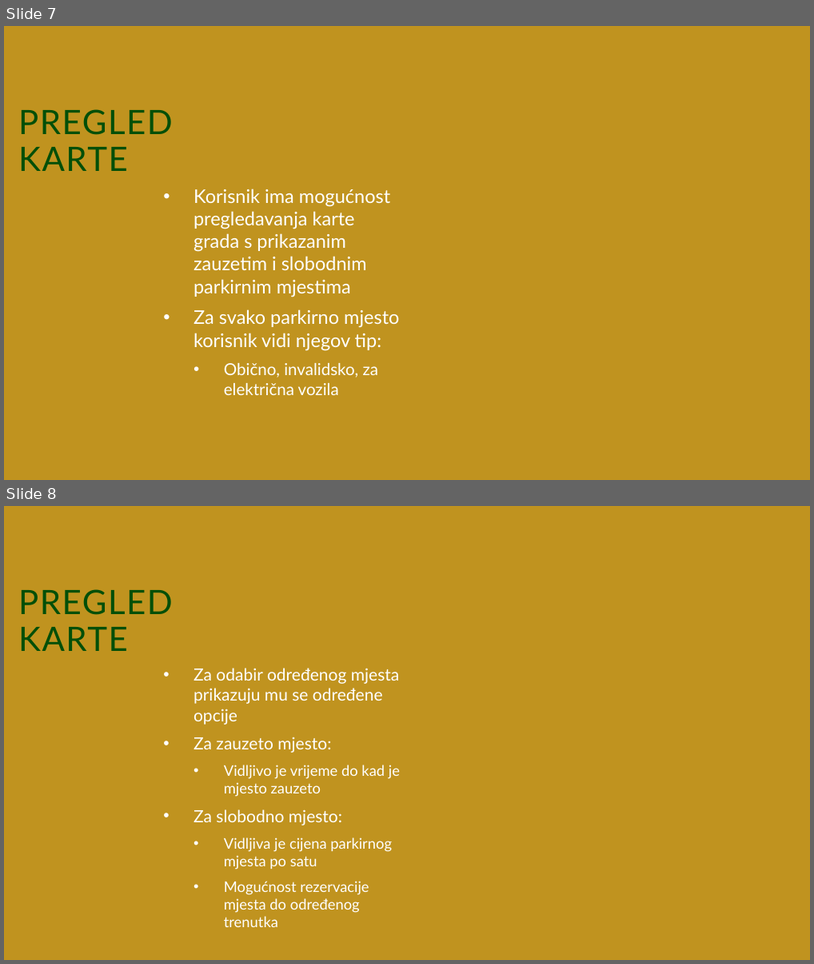
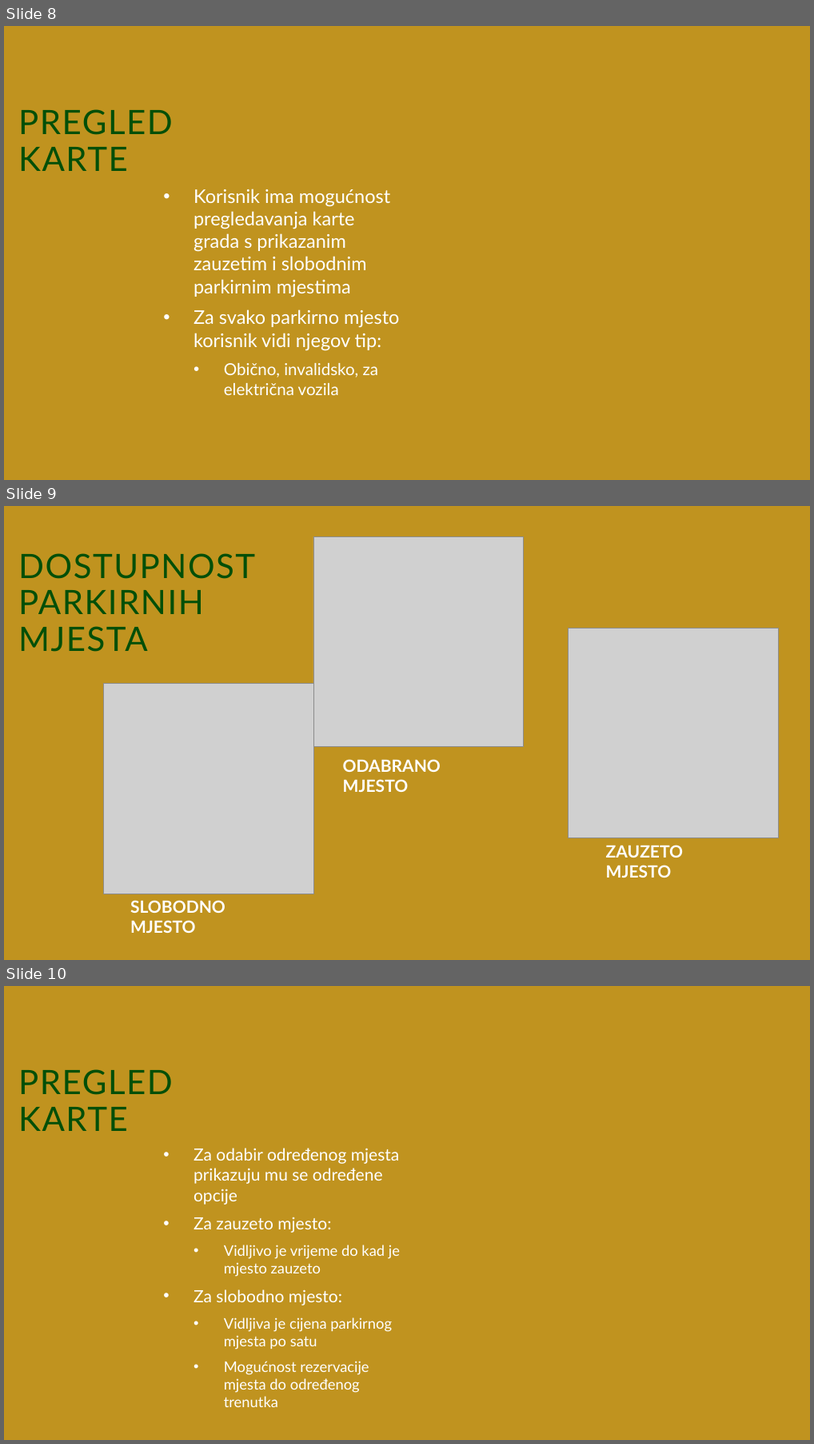
Before and after one commit to Njamic-27/kaktusi, a slide deck: PARKTUS.pptx. Shown one above the other, each under a label of ours: slides 7 and 8 before the commit, slides 8, 9 and 10 after it. The pictures are 814x964 and 814x1444 pixels, drawn with LibreOffice and Linux fonts; fonts in the diff are those of the drawing; grey boxes stand for pictures; background and template pictures are left out. Boxes give left, top, right and bottom in pixels: in the first picture for what was removed or moved away, otherwise in the second. Text is boxed around its words. In the diff, an @@ line names an element or a change of style, - is before the commit and + after.

```diff
--- a/PARKTUS.pptx
+++ b/PARKTUS.pptx
@@ slide 9 added at (4,506,810,960), background #C0931F @@
@@ title added at (18,553,255,652), 40 pt, text #004F08 @@
+DOSTUPNOST PARKIRNIH MJESTA
@@ picture added at (314,537,524,747) @@
@@ picture added at (569,628,778,837) @@
@@ picture added at (104,684,314,893) @@
@@ text added at (343,759,441,792), 20 pt, text #FFFFFF, bold @@
+ODABRANO MJESTO
@@ text added at (606,844,684,877), 20 pt, text #FFFFFF, bold @@
+ZAUZETO MJESTO
@@ text added at (130,900,226,932), 20 pt, text #FFFFFF, bold @@
+SLOBODNO MJESTO
@@ what was slide 7 is now slide 8 @@
@@ what was slide 8 is now slide 10 @@
```
Also in this commit, not shown: 1 slide changed, 2 other slides added.
